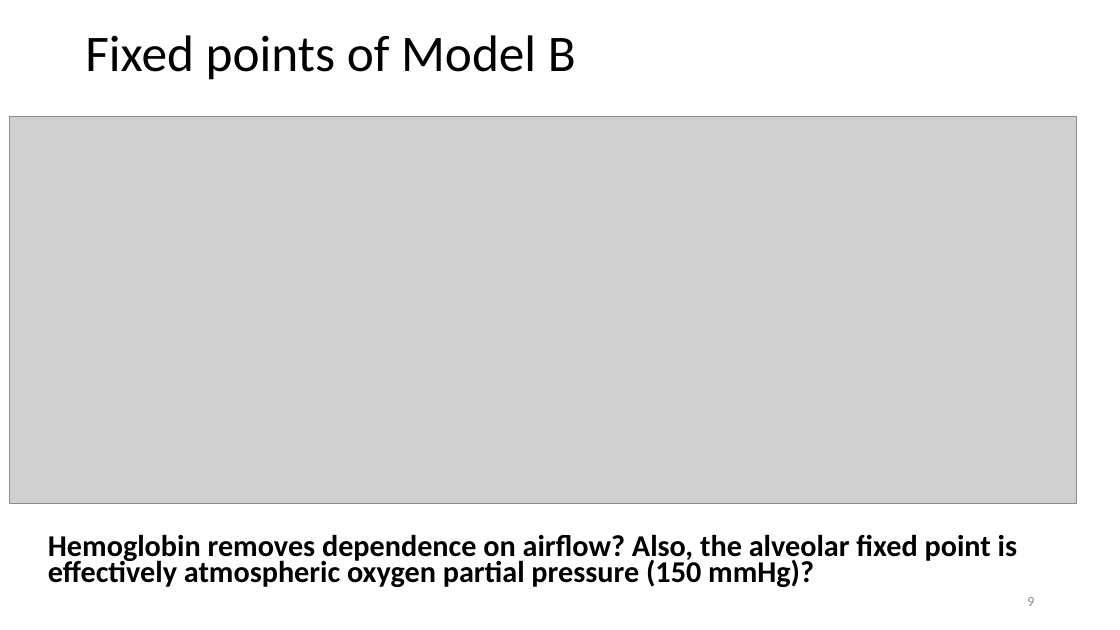
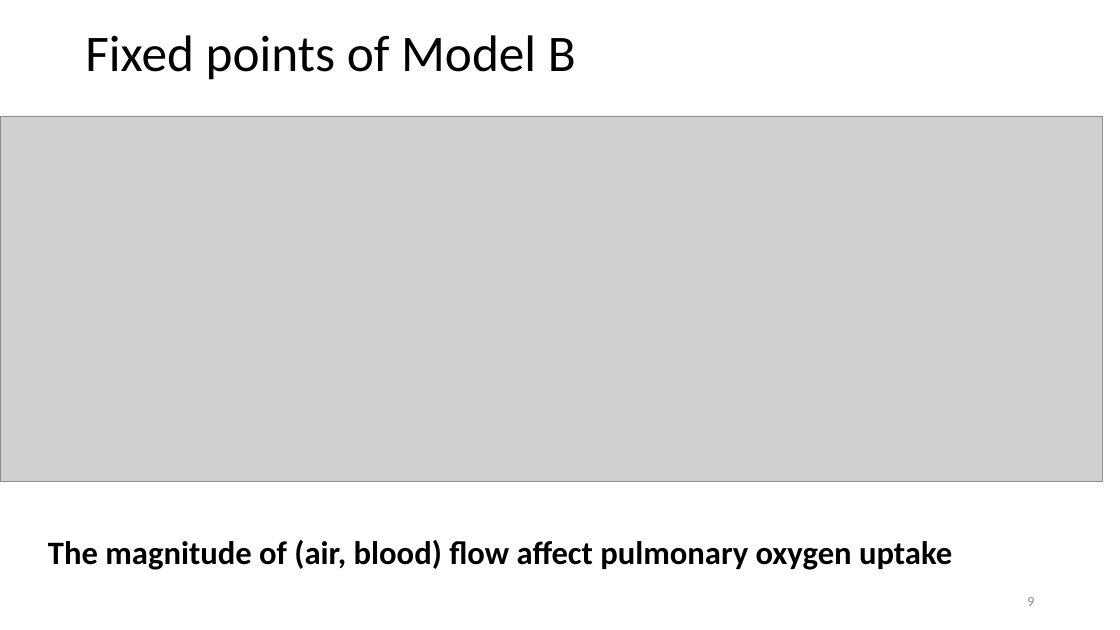
Before and after one commit to beards-lab/simple-VQ-matching-O2-transport, a slide deck: slide 9 of simpleVQ.pptx. Drawn at 1120x630 pixels with LibreOffice and Linux fonts; fonts in the diff are those of the drawing; grey boxes stand for pictures. Boxes give left, top, right and bottom in pixels: in the first picture for what was removed or moved away, otherwise in the second. Text is boxed around its words. In the diff, an @@ line names an element or a change of style, - is before the commit and + after.

```diff
--- a/simpleVQ.pptx
+++ b/simpleVQ.pptx
@@ picture: place and size @@
-picture at (9, 116, 1077, 503)
+picture at (0, 116, 1103, 481)
@@ text at (48, 540, 952, 570): text changed; size 25.9 to 28 pt @@
-Hemoglobin removes dependence on airflow? Also, the alveolar fixed point is effectively atmospheric oxygen partial pressure (150 mmHg)?
+The magnitude of (air, blood) flow affect pulmonary oxygen uptake
```
Also in this commit, not shown: 1 other slide changed, 2 slides added, 1 slide removed, 9 other files.
